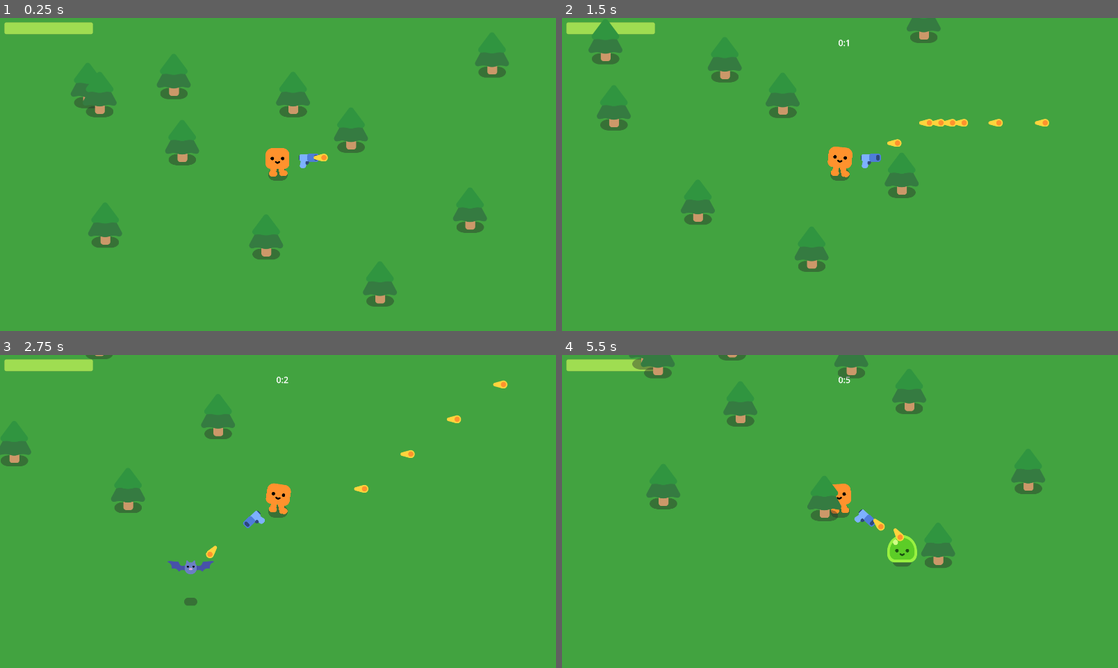
Above: before the commit, frames 1-4 (two rows, left to right).
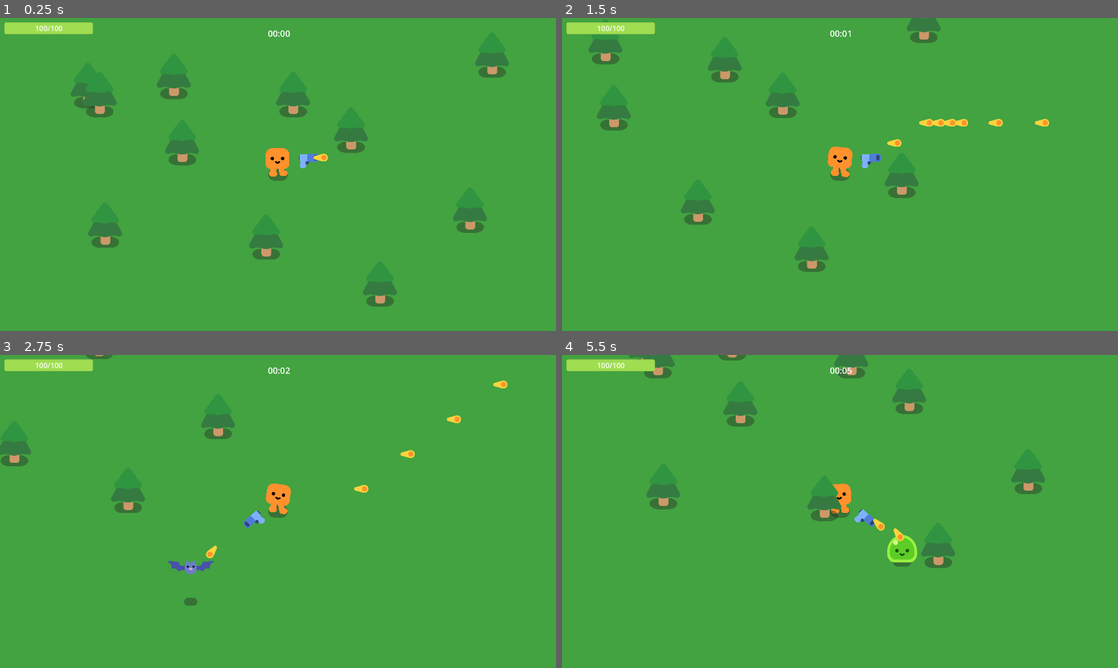
Above: after the commit, the same moments.

Repository: Gatreh/vampire-survivors-clone
Game: Godot game, scene res://Game.tscn
Two runs of this game, one before a commit and one after it. Both use one fixed random seed, a clock stepped at 60 frames per second and the inputs below.
Inputs:
- Up to frame 1 (0.25 s): no input
- Up to frame 2 (1.5 s): tap Enter at 0.5 s; hold D (move_right) 0.53-1.28 s; hold S (move_down) from 1.28 s (still down)
- Up to frame 3 (2.75 s): release S (move_down) at 2.03 s; hold D (move_right) from 2.03 s (still down)
- Up to frame 4 (5.5 s): release D (move_right) at 2.78 s; hold W (move_up) 2.78-3.53 s; hold A (move_left) 3.53-5.03 s; hold S (move_down) from 5.03 s (still down)

The runs differ from the first frame. In frame 1, 0.1% of the frame differs, in the area x 6-53%, y 2-6%; in frame 2, 0.2%; in frame 3, 0.1%; in frame 4, 0.3%, in the area x 6-53%, y 1-10%.

Commit message:
Changed some UI element layers so they render correctly and not behind trees/enemies

Diff:
--- a/Bat_Mob.gd
+++ b/Bat_Mob.gd
@@ -5,6 +5,8 @@
 
 const SPEED = 600
 const DAMAGE = 2
+
+const SMOKE_SCENE = preload("res://smoke_explosion/smoke_explosion.tscn")
 
 var health = 5
 
@@ -21,7 +23,6 @@
 	mob.play_hurt()
 	if health == 0:
 		queue_free()
-		const SMOKE_SCENE = preload("res://smoke_explosion/smoke_explosion.tscn")
 		var smoke = SMOKE_SCENE.instantiate()
 		get_parent().add_child(smoke)
 		smoke.global_position = Vector2(global_position.x, global_position.y - 75)
--- a/Bullet.gd
+++ b/Bullet.gd
@@ -1,8 +1,8 @@
 extends Area2D
 
 #Keep as var so I can modify the bullets later with upgrades
-var speed = 800
-var range = 1200
+var speed = null
+var range = null
 var damage = 1
 var travelDistance = 0
 
--- a/Game.gd
+++ b/Game.gd
@@ -7,6 +7,9 @@
 
 var timeSeconds = 0
 var timeMinutes = 0
+
+func _ready():
+	updateTimer()
 
 #region Game over handling
 func _on_player_health_depleted():
@@ -41,4 +44,9 @@
 	if timeSeconds == 60:
 		timeSeconds = 0
 		timeMinutes += 1
-	%TimerLabel.text = str(timeMinutes) + ":" + str(timeSeconds)
+	updateTimer()
+
+func updateTimer():
+	%TimerLabel.text = (
+		"0" + str(timeMinutes) if timeMinutes < 10 else str(timeMinutes)) + ":" + (
+		"0" + str(timeSeconds) if timeSeconds < 10 else str(timeSeconds))
--- a/Game.tscn
+++ b/Game.tscn
@@ -38,15 +38,17 @@
 position = Vector2(-1775, -303)
 rotation = 0.0027972
 
-[node name="TimerLabel" type="Label" parent="Player"]
+[node name="CanvasLayer" type="CanvasLayer" parent="Player"]
+
+[node name="TimerLabel" type="Label" parent="Player/CanvasLayer"]
 unique_name_in_owner = true
 anchors_preset = 5
 anchor_left = 0.5
 anchor_right = 0.5
-offset_left = -53.0
-offset_top = -476.0
-offset_right = 85.0
-offset_bottom = -434.0
+offset_left = -65.0
+offset_top = 32.0
+offset_right = 73.0
+offset_bottom = 74.0
 grow_horizontal = 2
 theme_override_font_sizes/font_size = 30
 horizontal_alignment = 1
@@ -96,6 +98,7 @@
 [node name="GameOver" type="CanvasLayer" parent="."]
 unique_name_in_owner = true
 process_mode = 3
+layer = 20
 visible = false
 
 [node name="ColorRect" type="ColorRect" parent="GameOver"]
--- a/Gun.gd
+++ b/Gun.gd
@@ -10,6 +10,8 @@
 func Shoot():
 	const BULLET = preload("res://Bullet.tscn")
 	var new_bullet = BULLET.instantiate()
+	new_bullet.speed = 800
+	new_bullet.range = 1200
 	new_bullet.global_position = %ShootingPoint.global_position
 	new_bullet.global_rotation_degrees = %ShootingPoint.global_rotation_degrees
 	%ShootingPoint.add_child(new_bullet)
--- a/Player.gd
+++ b/Player.gd
@@ -9,8 +9,8 @@
 var health := max_health
 
 func _ready():
-	%HealthBar.max_value = max_health
-	%HealthBar.value = health
+	updateHealthBar()
+
 
 func _physics_process(delta):
 	# Movement
@@ -30,6 +30,11 @@
 		$Timer.start()			# Configurable iframes
 		for enemy in overlapping_mobs:
 			health -= enemy.DAMAGE
-		%HealthBar.value = health
+		updateHealthBar()
 		if health <= 0:
 			health_depleted.emit()
+
+func updateHealthBar():
+	%HealthBar.max_value = max_health
+	%HealthBar.value = health
+	%HealthLabel.text = str(health) + "/" + str(max_health)
--- a/Player.tscn
+++ b/Player.tscn
@@ -30,16 +30,34 @@
 
 [node name="HealthBar" type="ProgressBar" parent="."]
 unique_name_in_owner = true
+z_index = 128
 offset_left = -945.0
 offset_top = -525.0
 offset_right = -639.0
 offset_bottom = -484.0
+size_flags_stretch_ratio = 0.0
 theme_override_styles/background = SubResource("StyleBoxFlat_7c34n")
 theme_override_styles/fill = SubResource("StyleBoxFlat_lgi7r")
 step = 1.0
 value = 50.0
 rounded = true
 show_percentage = false
+
+[node name="HealthLabel" type="Label" parent="HealthBar"]
+unique_name_in_owner = true
+layout_mode = 1
+anchors_preset = 8
+anchor_left = 0.5
+anchor_top = 0.5
+anchor_right = 0.5
+anchor_bottom = 0.5
+offset_left = -20.0
+offset_top = -11.5
+offset_right = 20.0
+offset_bottom = 11.5
+grow_horizontal = 2
+grow_vertical = 2
+theme_override_font_sizes/font_size = 25
 
 [node name="Timer" type="Timer" parent="."]
 wait_time = 0.2
Not shown, added: README.md
